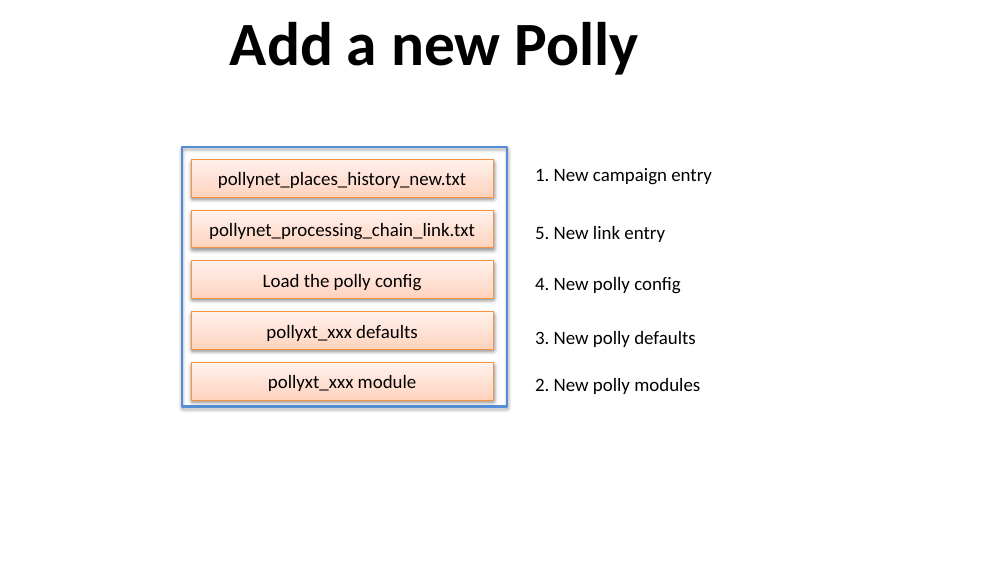
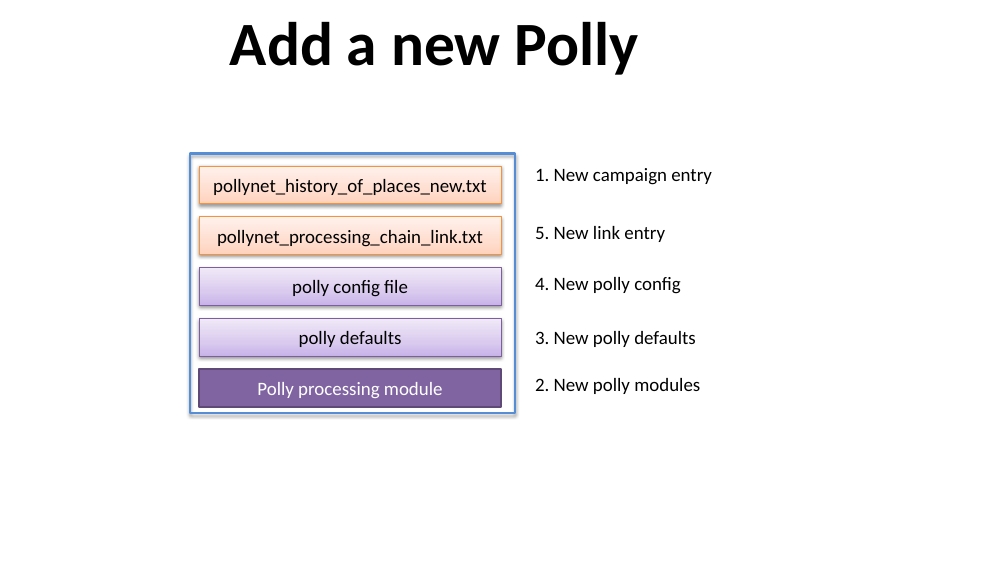
Before and after one commit to PollyNET/Pollynet_Processing_Chain, a slide deck: slide 17 of doc/Pollynet_Processing_Chain.pptx (slide 14 before the commit). Drawn at 1008x567 pixels with LibreOffice and Linux fonts; fonts in the diff are those of the drawing; background and template pictures are left out. Boxes give left, top, right and bottom in pixels: in the first picture for what was removed or moved away, otherwise in the second. Text is boxed around its words. In the diff, an @@ line names an element or a change of style, - is before the commit and + after.

```diff
--- a/doc/Pollynet_Processing_Chain.pptx
+++ b/doc/Pollynet_Processing_Chain.pptx
@@ text in rectangle at (213, 179, 486, 195): text changed @@
-pollynet_places_history_new.txt
+pollynet_history_of_places_new.txt
@@ rectangle "polly config file" at (199, 268, 501, 306): fill gradient #FFD2BD to #FFDED0 to #FFF2ED to gradient #C9B5E8 to #D8CBEE to #F0EAF9; outline #F69240 0.75 pt to #7D60A0 0.75 pt @@
@@ text in rectangle at (292, 280, 408, 297): text changed @@
-Load the polly config
+polly config file
@@ rectangle "polly defaults" at (199, 318, 501, 356): fill gradient #FFD2BD to #FFDED0 to #FFF2ED to gradient #C9B5E8 to #D8CBEE to #F0EAF9; outline #F69240 0.75 pt to #7D60A0 0.75 pt @@
@@ text in rectangle at (299, 331, 402, 347): text changed @@
-pollyxt_xxx defaults
+polly defaults
@@ 6 rectangles: place and size @@
-6 rectangles at (182, 147, 507, 406)
+6 rectangles at (190, 154, 515, 413)
@@ rectangle "Polly processing module" at (199, 369, 501, 407): fill gradient #FFD2BD to #FFDED0 to #FFF2ED to #8064A2; outline #F69240 0.75 pt to #5F4A78 2 pt; shadow off @@
@@ text in rectangle at (257, 382, 443, 398): text changed; text colour #000000 to #FFFFFF @@
-pollyxt_xxx module
+Polly processing module
```
Also in this commit, not shown: 9 other slides changed, 4 slides added, 1 slide removed, 3 other files.
